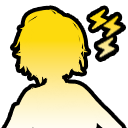
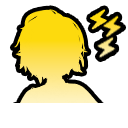
Before/after of a 128×128 layered artwork. What changed in the layer stack:
painted on "Group 2" over (1, 103, 127, 128)
